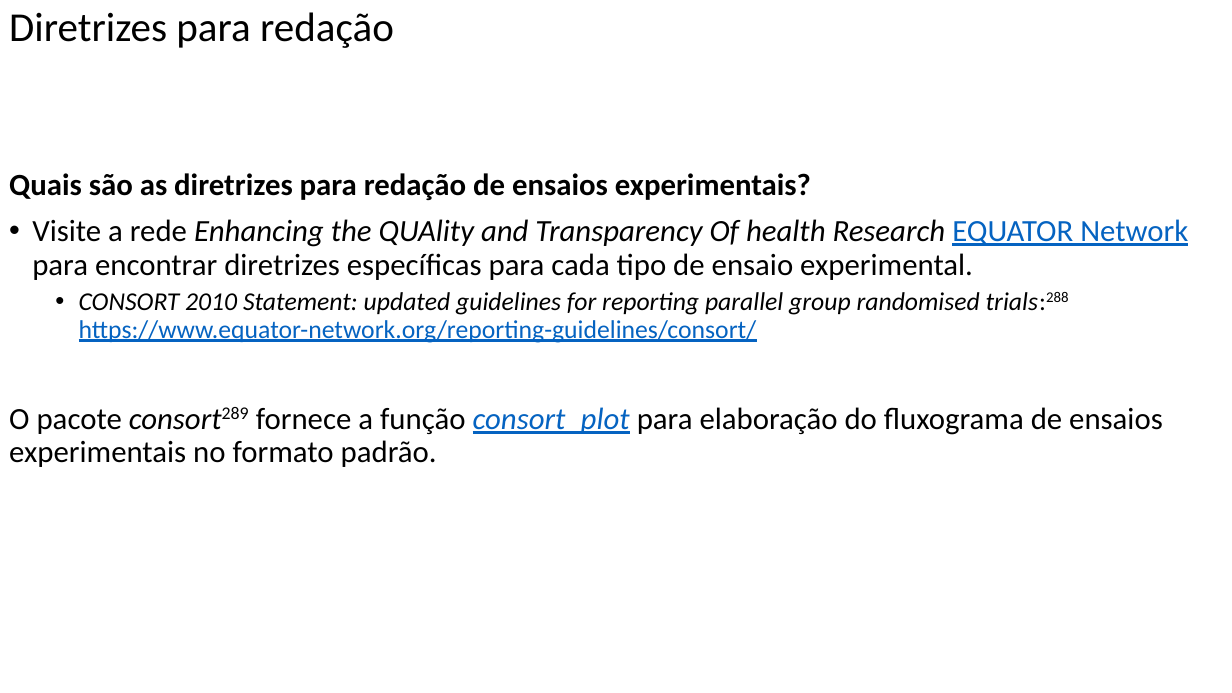
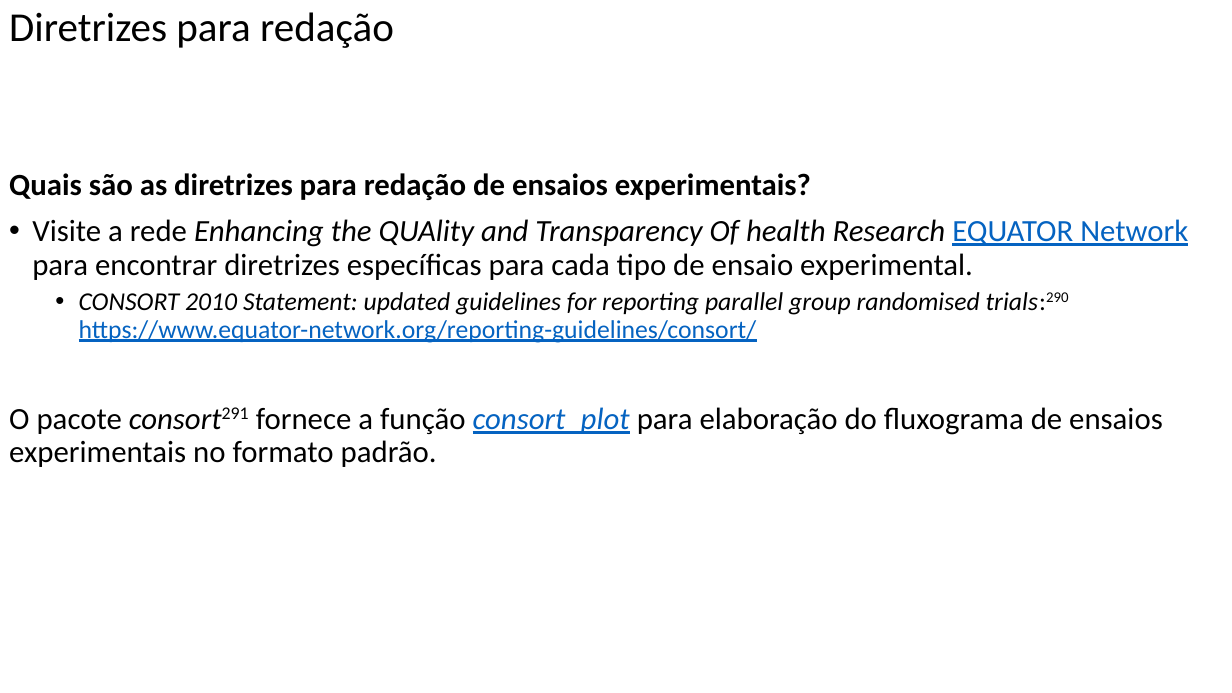
Before and after one commit to FerreiraAS/Ciencia-com-R, a slide deck: slide 195 of docs/Ciencia-com-R.pptx. Drawn at 1232x693 pixels with LibreOffice and Linux fonts; fonts in the diff are those of the drawing. Boxes give left, top, right and bottom in pixels: in the first picture for what was removed or moved away, otherwise in the second. Text is boxed around its words. In the diff, an @@ line names an element or a change of style, - is before the commit and + after.

```diff
--- a/docs/Ciencia-com-R.pptx
+++ b/docs/Ciencia-com-R.pptx
@@ text at bbox=[9, 292, 1163, 467]: text changed @@
-  • CONSORT 2010 Statement: updated guidelines for reporting parallel group randomised trials:288 https://www.equator-network.org/reporting-guidelines/consort/
-O pacote consort289 fornece a função consort_plot para elaboração do fluxograma de ensaios experimentais no formato padrão.
+  • CONSORT 2010 Statement: updated guidelines for reporting parallel group randomised trials:290 https://www.equator-network.org/reporting-guidelines/consort/
+O pacote consort291 fornece a função consort_plot para elaboração do fluxograma de ensaios experimentais no formato padrão.
```
Also in this commit, not shown: 26 other slides changed, 56 other files.
